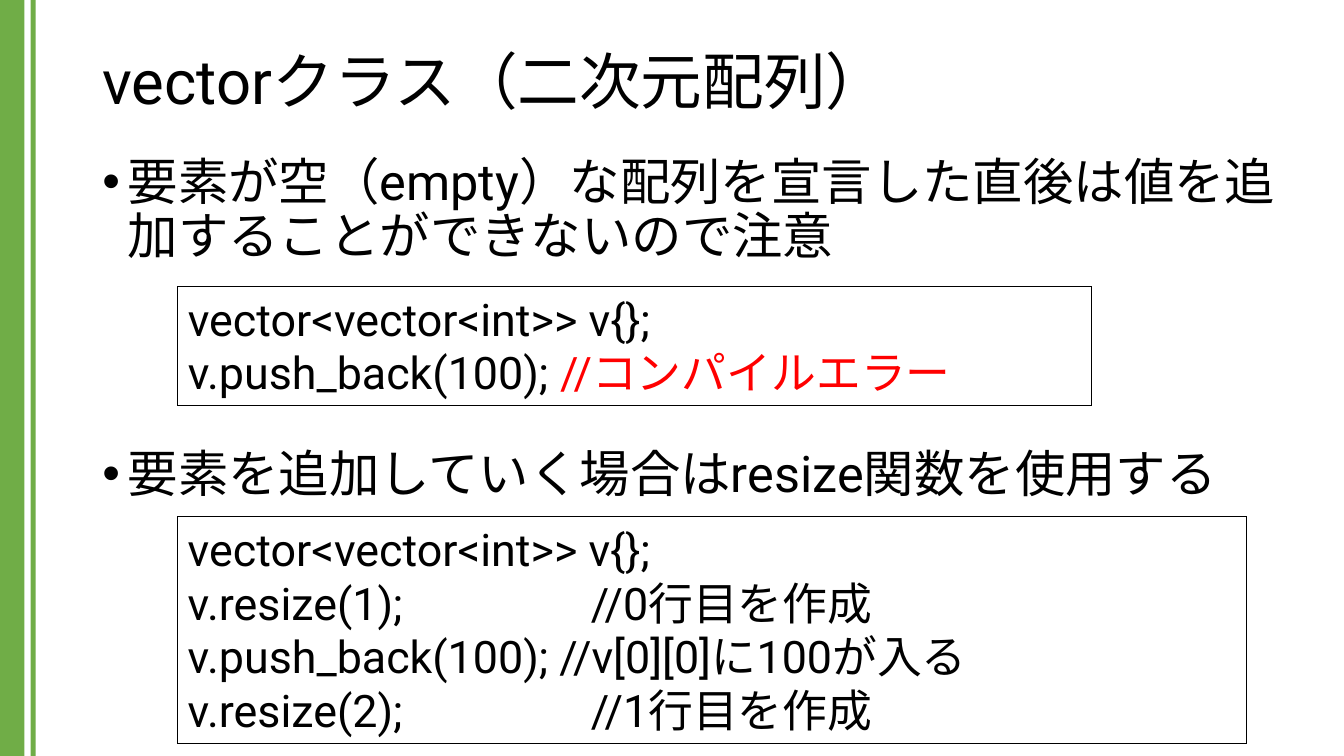
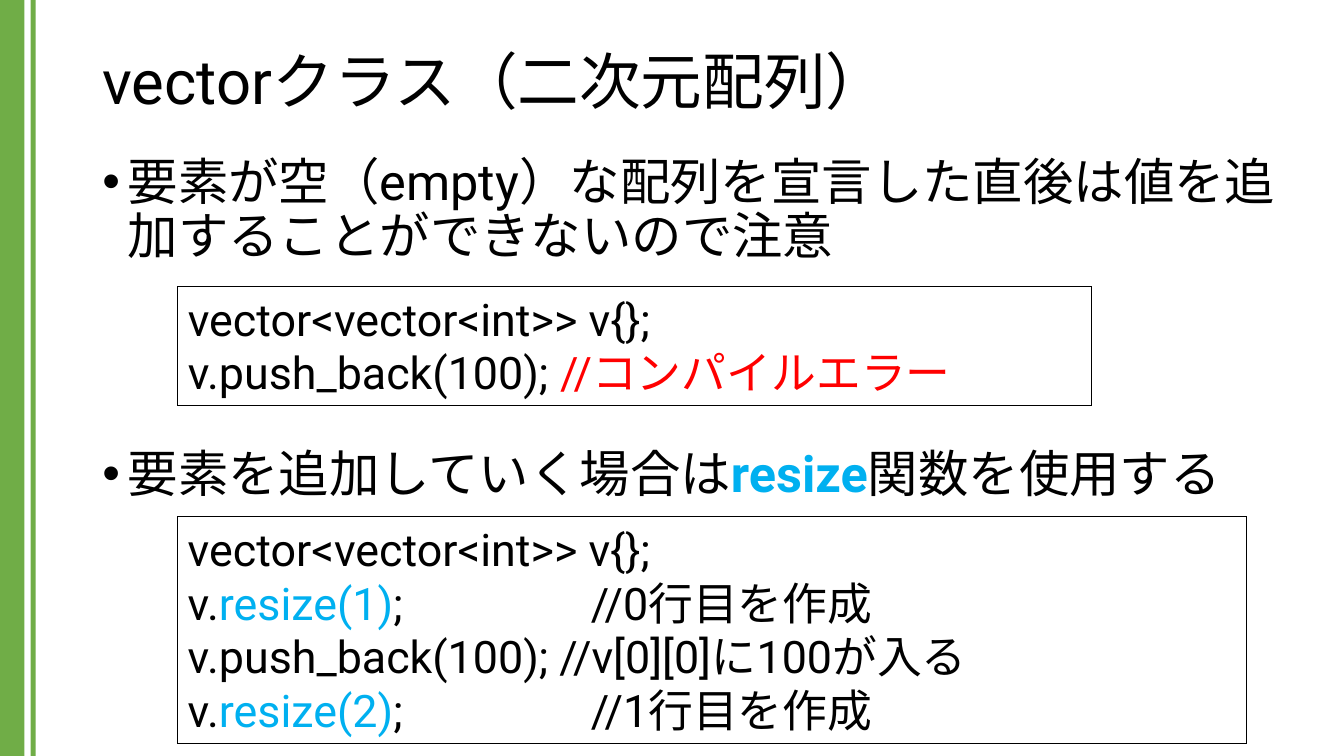
Before and after one commit to kic-murata/cpp2024, a slide deck: slide 32 of 授業資料/講義資料：Vectorクラス.pptx. Drawn at 1344x756 pixels with LibreOffice and Linux fonts; fonts in the diff are those of the drawing. Boxes give left, top, right and bottom in pixels: in the first picture for what was removed or moved away, otherwise in the second. Text is boxed around its words. In the diff, an @@ line names an element or a change of style, - is before the commit and + after.

```diff
--- a/授業資料/講義資料：Vectorクラス.pptx
+++ b/授業資料/講義資料：Vectorクラス.pptx
@@ text at bbox=[128, 449, 1221, 497]: text colour #000000 to #00B0F0, bold on in "要素を追加していく場合はresize関数を使用する" @@
@@ text in rectangle at bbox=[188, 582, 872, 737]: text colour #000000 to #00B0F0 in "v.resize(1);", "v.resize(2);" @@
```
Also in this commit, not shown: 4 other files.
